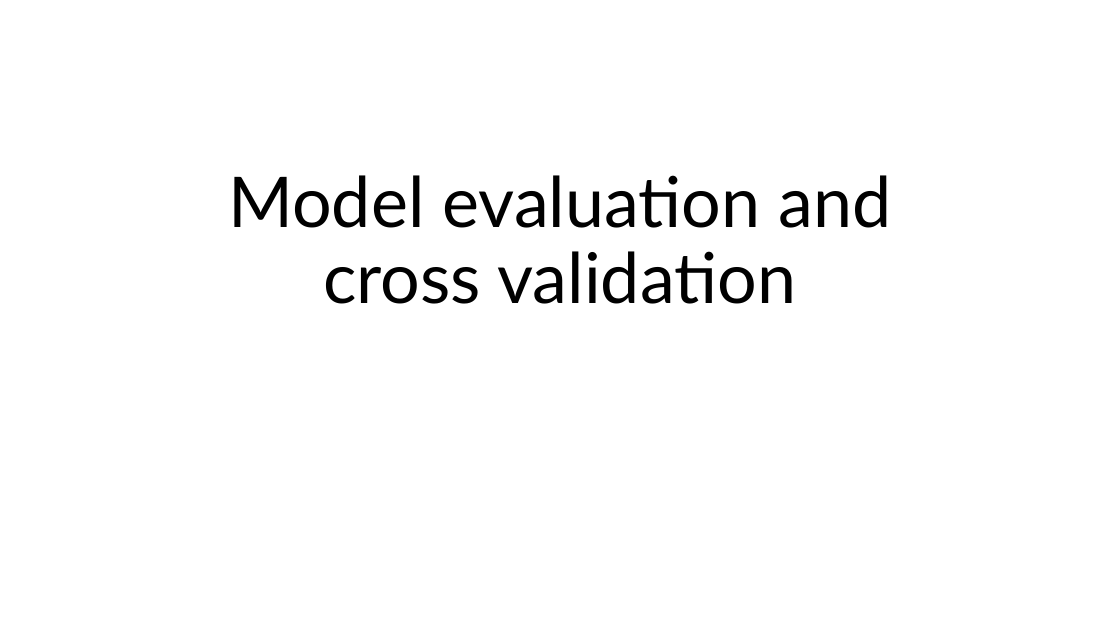
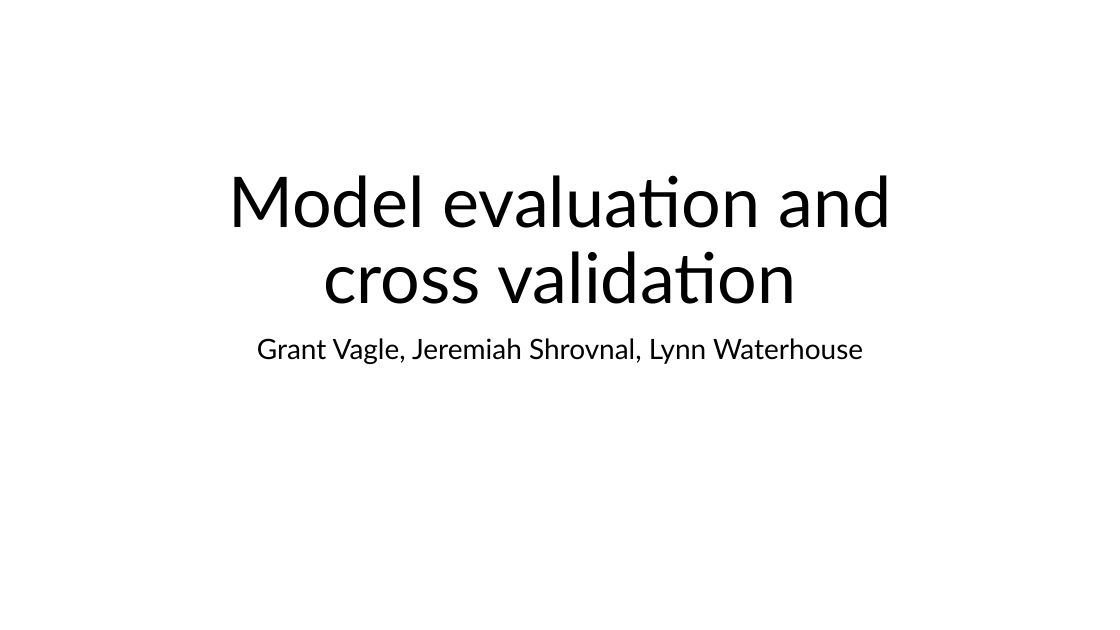
Before and after one commit to grantvagle/ml_methods_workshop, a slide deck: slide 1 of slides/02_model_eval_cv.pptx. Drawn at 1120x630 pixels with LibreOffice and Linux fonts; fonts in the diff are those of the drawing; background and template pictures are left out. Boxes give left, top, right and bottom in pixels: in the first picture for what was removed or moved away, otherwise in the second. Text is boxed around its words. In the diff, an @@ line names an element or a change of style, - is before the commit and + after.

```diff
--- a/slides/02_model_eval_cv.pptx
+++ b/slides/02_model_eval_cv.pptx
@@ subtitle added at box(257, 338, 863, 364), 24 pt, text #000000 @@
+Grant Vagle, Jeremiah Shrovnal, Lynn Waterhouse
```
Also in this commit, not shown: 3 other files.
